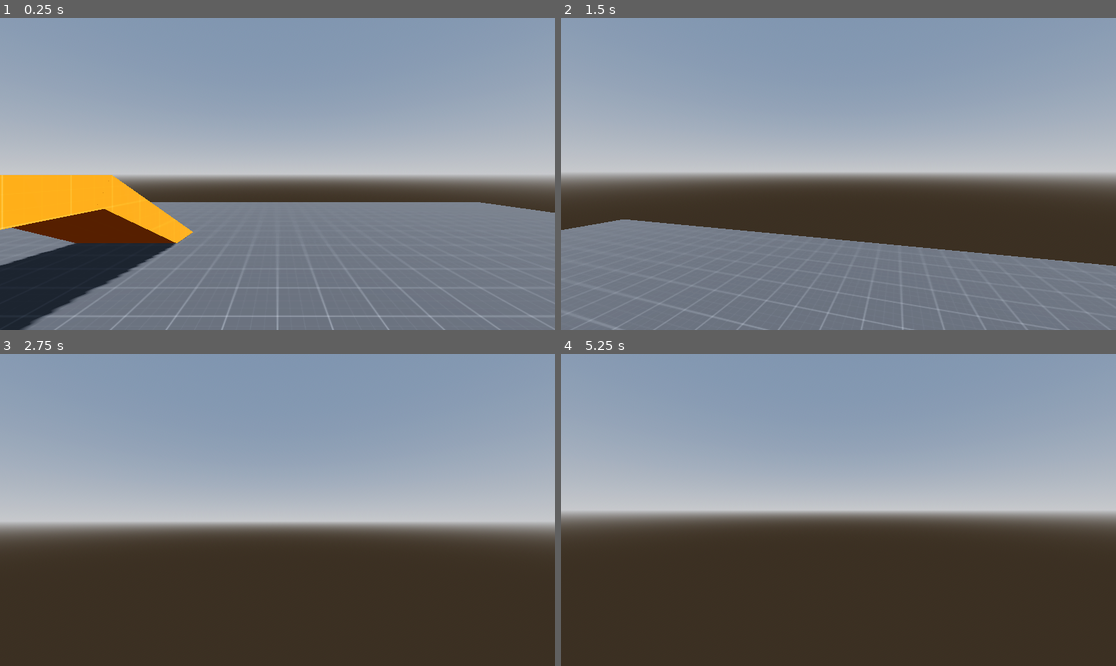
Above: before the commit, frames 1-4 (two rows, left to right).
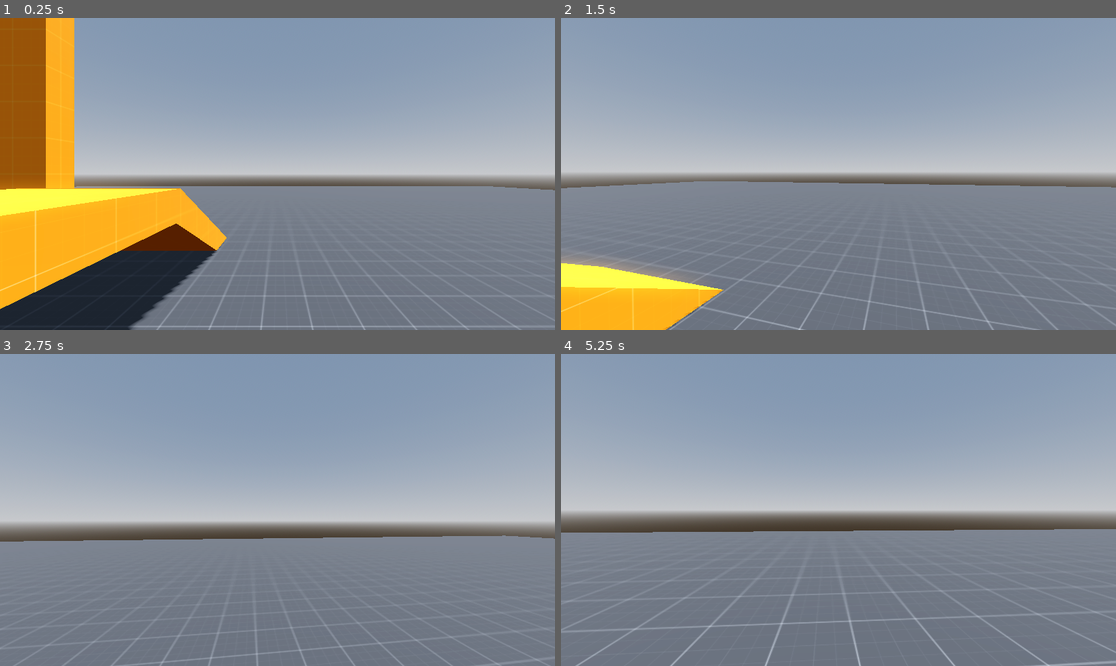
Above: after the commit, the same moments.

Repository: kiowe/deviants-client
Game: Godot game, scene res://scenes/game/levels/demo_room.tscn
Same seed, same stepped clock (60 frames per second), same inputs: the game is played once before the commit and once after it.
Inputs (mouse positions are in pixels of both pictures, inside the frame that each line leads up to):
- Up to frame 1 (0.25 s): no input
- Up to frame 2 (1.5 s): tap Enter at 0.5 s; move the mouse to (866, 174) at 0.52 s; hold C (crouch) 0.53-1.28 s; hold W (forward) from 0.53 s (still down); tap Space (jump) at 0.77, 0.8, 1.07, 1.35 s; move the mouse to (810, 174) at 1.27 s
- Up to frame 3 (2.75 s): keep holding W (forward); tap Space (jump) at 1.52, 1.82, 2.3 s; tap C (crouch) at 1.55 s; move the mouse to (288, 503) at 2.02 s; hold C (crouch) from 2.03 s (still down)
- Up to frame 4 (5.25 s): keep holding W (forward); move the mouse to (832, 516) at 2.77 s; release C (crouch) at 2.78 s; tap C (crouch) at 2.85, 4.35 s; tap Space (jump) at 3.02, 3.32, 3.6, 3.77, 4.07, 4.52, 4.82 s; move the mouse to (877, 513) at 3.52 s; move the mouse to (794, 506) at 4.27 s; move the mouse to (844, 510) at 5.02 s; hold C (crouch) from 5.03 s (still down)

The runs differ from the first frame. In frame 1, 24% of the frame differs, in the area x 0-100%, y 0-100%; in frame 2, 24%; in frame 3, 41%; in frame 4, 43%, in the area x 0-100%, y 56-100%.

Commit message:
added a crouch

Diff:
--- a/scenes/game/characters/player.gd
+++ b/scenes/game/characters/player.gd
@@ -1,34 +1,46 @@
 extends CharacterBody3D
 
-@export var speed = 5.0
+@export var speed = 4.0
+@export var crouch_speed = 2.0
 @export var accel = 16.0
-@export var jump_velocity = 5.5
-@export var sensitivity = 0.165
+@export var jump_velocity = 6.0
+@export var crouch_height = 0.9
+@export var crouch_transition = 14.0
+@export var sensitivity = 0.16
 @export var min_angle = -80
 @export var max_angle = 90
 
 @onready var head = $Head
-@onready var collision_shape_3d = $CollisionShape3D
+@onready var collision_shape = $CollisionShape3D
+@onready var top_cast = $TopCast
 
 var gravity = ProjectSettings.get_setting("physics/3d/default_gravity")
 var look_rot : Vector2
-
+var stand_height : float
 
 func _ready():
+	stand_height = collision_shape.shape.height
 	Input.set_mouse_mode(Input.MOUSE_MODE_CAPTURED)
 
 func _physics_process(delta):
+	var move_speed = speed
+
 	if not is_on_floor():
 		velocity.y -= gravity * delta
 	else:
 		if Input.is_action_just_pressed("jump"):
 			velocity.y = jump_velocity
+		elif Input.is_action_pressed("crouch") or top_cast.is_colliding():
+			move_speed = crouch_speed
+			crouch(delta)
+		else:
+			crouch(delta, true)
 
 	var input_dir = Input.get_vector("left", "right", "forward", "backward")
 	var direction = (transform.basis * Vector3(input_dir.x, 0, input_dir.y)).normalized()
 	if direction:
-		velocity.x = lerp(velocity.x, direction.x * speed, accel * delta)
-		velocity.z = lerp(velocity.z, direction.z * speed, accel * delta)
+		velocity.x = lerp(velocity.x, direction.x * move_speed, accel * delta)
+		velocity.z = lerp(velocity.z, direction.z * move_speed, accel * delta)
 	else:
 		velocity.x = lerp(velocity.x, 0.0, accel * delta)
 		velocity.z = lerp(velocity.z, 0.0, accel * delta)
@@ -43,3 +55,10 @@
 		look_rot.y -= (event.relative.x * sensitivity)
 		look_rot.x -= (event.relative.y * sensitivity)
 		look_rot.x = clamp(look_rot.x, min_angle, max_angle)
+
+func crouch(delta : float, reverse = false):
+	var target_height : float = crouch_height if not reverse else stand_height
+
+	collision_shape.shape.height = lerp(collision_shape.shape.height, target_height, crouch_transition * delta)
+	collision_shape.position.y = lerp(collision_shape.position.y, target_height * 0.5, crouch_transition * delta)
+	head.position.y = lerp(head.position.y, target_height - 0.3, crouch_transition * delta)
--- a/scenes/game/characters/player.tscn
+++ b/scenes/game/characters/player.tscn
@@ -1,18 +1,26 @@
-[gd_scene load_steps=3 format=3 uid="uid://dqr75vt5q08wb"]
+[gd_scene load_steps=4 format=3 uid="uid://drkxv4ame10tc"]
 
 [ext_resource type="Script" path="res://scenes/game/characters/player.gd" id="1_rovwi"]
 
-[sub_resource type="CapsuleShape3D" id="CapsuleShape3D_q8j3f"]
+[sub_resource type="CapsuleShape3D" id="CapsuleShape3D_ggj08"]
 height = 1.8
+
+[sub_resource type="SphereShape3D" id="SphereShape3D_v4of0"]
+radius = 0.45
 
 [node name="Player" type="CharacterBody3D"]
 script = ExtResource("1_rovwi")
 
 [node name="CollisionShape3D" type="CollisionShape3D" parent="."]
 transform = Transform3D(1, 0, 0, 0, 1, 0, 0, 0, 1, 0, 0.9, 0)
-shape = SubResource("CapsuleShape3D_q8j3f")
+shape = SubResource("CapsuleShape3D_ggj08")
 
 [node name="Head" type="Node3D" parent="."]
-transform = Transform3D(1, 0, 0, 0, 1, 0, 0, 0, 1, 0, 1.4, 0)
+transform = Transform3D(1, 0, 0, 0, 1, 0, 0, 0, 1, 0, 1.5, 0)
 
 [node name="Camera3D" type="Camera3D" parent="Head"]
+
+[node name="TopCast" type="ShapeCast3D" parent="."]
+transform = Transform3D(1, 0, 0, 0, 1, 0, 0, 0, 1, 0, 0.8, 0)
+shape = SubResource("SphereShape3D_v4of0")
+target_position = Vector3(0, 0.5, 0)
--- a/scenes/game/levels/demo_room.tscn
+++ b/scenes/game/levels/demo_room.tscn
@@ -10,7 +10,7 @@
 
 [sub_resource type="BoxMesh" id="BoxMesh_gly1l"]
 material = SubResource("StandardMaterial3D_xbvk3")
-size = Vector3(20, 1, 20)
+size = Vector3(50, 1, 50)
 
 [sub_resource type="StandardMaterial3D" id="StandardMaterial3D_ny0hw"]
 albedo_texture = ExtResource("2_lkmfr")
@@ -44,22 +44,32 @@
 mesh = SubResource("BoxMesh_gly1l")
 
 [node name="Cube2" type="CSGMesh3D" parent="Stage"]
-transform = Transform3D(0.401063, 0, 0, 0, 4, 0, 0, 0, 0.0393003, -5.0421, 2.01579, -2.00511)
+transform = Transform3D(0.401063, 0, 0, 0, 4, 0, 0, 0, 0.0393003, -5.0421, 2.01579, -3.00511)
 use_collision = true
 mesh = SubResource("BoxMesh_tj5el")
 
 [node name="Cube3" type="CSGMesh3D" parent="Stage"]
-transform = Transform3D(0.401063, 0, 0, 0, 0.4, 0, 0, 0, 0.496756, -3.03437, 1.19143, -0.00510931)
+transform = Transform3D(0.401063, 0, 0, 0, 0.4, 0, 0, 0, 0.496756, -3.034, 1.12, -0.005)
 use_collision = true
 mesh = SubResource("BoxMesh_tj5el")
 
 [node name="Cube4" type="CSGMesh3D" parent="Stage"]
-transform = Transform3D(0.401063, 0, 0, 0, 0.34641, 0.248378, 0, -0.2, 0.430203, -3.034, -0.024, -4.54)
+transform = Transform3D(0.401063, 0, 0, 0, 0.34641, 0.248378, 0, -0.2, 0.430203, -3.034, -0.09, -4.54)
 use_collision = true
 mesh = SubResource("BoxMesh_tj5el")
 
 [node name="Cube5" type="CSGMesh3D" parent="Stage"]
-transform = Transform3D(0.401063, 0, 0, 0, -1.74846e-07, 0.0393003, 0, -4, -1.71787e-09, -5.0421, 1.78372, 0.99489)
+transform = Transform3D(0.401063, 0, 0, 0, -1.74846e-07, 0.0393003, 0, -4, -1.71787e-09, -5.5, 1.5, -0.005)
+use_collision = true
+mesh = SubResource("BoxMesh_tj5el")
+
+[node name="Cube6" type="CSGMesh3D" parent="Stage"]
+transform = Transform3D(0.401063, 0, 0, 0, -1.74846e-07, 0.0393003, 0, -4, -1.71787e-09, -8, 1.8, -0.005)
+use_collision = true
+mesh = SubResource("BoxMesh_tj5el")
+
+[node name="Cube7" type="CSGMesh3D" parent="Stage"]
+transform = Transform3D(0.401063, 0, 0, 0, -1.74846e-07, 0.0393003, 0, -4, -1.71787e-09, -10.5, 2, -0.005)
 use_collision = true
 mesh = SubResource("BoxMesh_tj5el")
 
@@ -73,3 +83,4 @@
 shadow_enabled = true
 
 [node name="Player" parent="." instance=ExtResource("2_upcxu")]
+transform = Transform3D(1, 0, 0, 0, 1, 0, 0, 0, 1, -0.840559, 0, 0)
Not shown: 1 places in scenes/game/levels/demo_room.tscn that only renumber resources
